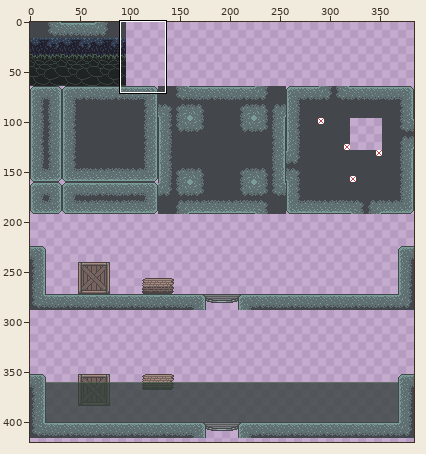
Edited in one commit: pixel-art file (Assets/Art/Tiles/Tileset_Sewer1.aseprite). Above: a wide view before the commit, with the close-up outlined.
Close-up. Before the edit:
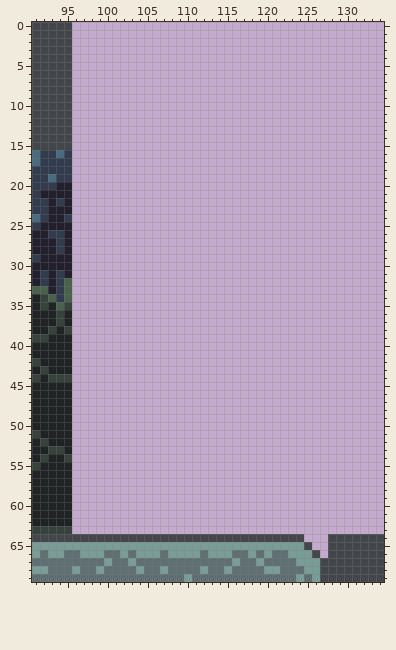
384x448 pixels, 1 frame. Colours within 5 levels of each other are drawn and written as one. Shown: x 91..134, y 0..69. The wide view leaves out empty margins.
Once edited:
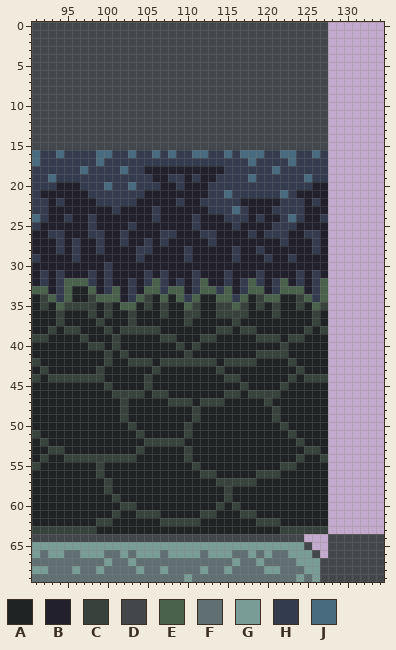
Palette (. is transparent): A #1f2323  B #21202c  C #37423d  D #43474b  E #4a614b  F #5f6f72  G #7a9c96  H #333b4f  J #486b7f
The edit:
--- layer "solid"
@@ x 91..134 @@
- 0 DDDDD.......................................
- 1 DDDDD.......................................
- 2 DDDDD.......................................
- 3 DDDDD.......................................
- 4 DDDDD.......................................
- 5 DDDDD.......................................
- 6 DDDDD.......................................
- 7 DDDDD.......................................
- 8 DDDDD.......................................
- 9 DDDDD.......................................
-10 DDDDD.......................................
-11 DDDDD.......................................
-12 DDDDD.......................................
-13 DDDDD.......................................
-14 DDDDD.......................................
-15 DDDDD.......................................
-16 JHHJH.......................................
-17 JHHHH.......................................
-18 HHHHH.......................................
-19 HHJHH.......................................
-20 HHHBB.......................................
-21 HBBBB.......................................
-22 HHBHB.......................................
-23 HHBBB.......................................
-24 JHBBH.......................................
-25 HBBBB.......................................
-26 BBHHB.......................................
-27 BBBHB.......................................
-28 BBBHB.......................................
-29 HBBBB.......................................
-30 BBBBB.......................................
-31 BHBHB.......................................
-32 BHBHE.......................................
-33 EEBHE.......................................
-34 ACEHE.......................................
-35 ACAEC.......................................
-36 AAACA.......................................
-37 AAACA.......................................
-38 AACAC.......................................
-39 CCAAA.......................................
-40 AAAAA.......................................
-41 AAAAA.......................................
-42 CAAAA.......................................
-43 ACAAA.......................................
-44 CACCC.......................................
-45 AAAAA.......................................
-46 AAAAA.......................................
-47 AAAAA.......................................
-48 AAAAA.......................................
-49 AAAAA.......................................
-50 AAAAA.......................................
-51 CAAAA.......................................
-52 ACAAA.......................................
-53 AACCA.......................................
-54 ACAAC.......................................
-55 CAAAA.......................................
-56 AAAAA.......................................
-57 AAAAA.......................................
-58 AAAAA.......................................
-59 AAAAA.......................................
-60 AAAAA.......................................
-61 AAAAA.......................................
-62 AAAAA.......................................
-63 CCCCC.......................................
+ 0 DDDDDDDDDDDDDDDDDDDDDDDDDDDDDDDDDDDDD.......
+ 1 DDDDDDDDDDDDDDDDDDDDDDDDDDDDDDDDDDDDD.......
+ 2 DDDDDDDDDDDDDDDDDDDDDDDDDDDDDDDDDDDDD.......
+ 3 DDDDDDDDDDDDDDDDDDDDDDDDDDDDDDDDDDDDD.......
+ 4 DDDDDDDDDDDDDDDDDDDDDDDDDDDDDDDDDDDDD.......
+ 5 DDDDDDDDDDDDDDDDDDDDDDDDDDDDDDDDDDDDD.......
+ 6 DDDDDDDDDDDDDDDDDDDDDDDDDDDDDDDDDDDDD.......
+ 7 DDDDDDDDDDDDDDDDDDDDDDDDDDDDDDDDDDDDD.......
+ 8 DDDDDDDDDDDDDDDDDDDDDDDDDDDDDDDDDDDDD.......
+ 9 DDDDDDDDDDDDDDDDDDDDDDDDDDDDDDDDDDDDD.......
+10 DDDDDDDDDDDDDDDDDDDDDDDDDDDDDDDDDDDDD.......
+11 DDDDDDDDDDDDDDDDDDDDDDDDDDDDDDDDDDDDD.......
+12 DDDDDDDDDDDDDDDDDDDDDDDDDDDDDDDDDDDDD.......
+13 DDDDDDDDDDDDDDDDDDDDDDDDDDDDDDDDDDDDD.......
+14 DDDDDDDDDDDDDDDDDDDDDDDDDDDDDDDDDDDDD.......
+15 DDDDDDDDDDDDDDDDDDDDDDDDDDDDDDDDDDDDD.......
+16 JHHJHHHHJJHHJHHJHJHHJJHHJHJJJHHJJHHJH.......
+17 JHHHHHHHJHHHHHHHHHHHHHHHHHHJHHHHJHHHH.......
+18 HHHHHHJHHHHJHHBBBBBBBBBBHHHHHHJHHHHHH.......
+19 HHJHHHHHHHHHHHHBBHHBHBBHHHHJHHHHHHJHH.......
+20 HHHBBBHHHJHHJHHHBBHBBBHHHHHHHHHHHHHBB.......
+21 HBBBBBBHHHHHHHBBBBBBBBHHJHHHHHHJHBBBB.......
+22 HHBHBBBBHHHHHBBBBBHBBHHHHHBBBBBHHHBHB.......
+23 HHBBBBBBBBHBBBBHBBBBBBHHHJHBBBHHHHBBB.......
+24 JHBBHBBHBBBBBBBHBBBBHBBBHHHBHBBHJHBBH.......
+25 HBBBBBBHBBBBHBBBBBBBHBBBBHBBBBHHHBBBB.......
+26 BBHHBBBHHBBHBBBBHHBBBHHBBBBHBHHHBBHHB.......
+27 BBBHBHBBHBBHBBHBHBBBBBHBBBBBBBBHBBBHB.......
+28 BBBHBHBBHBBBBHHBBBBHBBBBBHBBHBBBBBBHB.......
+29 HBBBBHBBBBBBBHBBBBBHBBBBBHBBBHBBHBBBB.......
+30 BBBBBBBBBHBBBBBBBBBBBBBBBBBBBBBBBBBBB.......
+31 BHBHBBBHBHBBBBHBHBBBHBBBHBBBHBBBBHBHB.......
+32 BHBHEEEHBHBBHBHEHBHBHEBBHBHEHBHEBHBHE.......
+33 EEBHEAAEBHEBHBEEHEEBHEEHEBHEEBHEEEBHE.......
+34 ACEHEAACEEEBHECAEAEHEAAEEHEACEEAACEHE.......
+35 ACAECCCCACAEEACACAAECAACCECACACAACAEC.......
+36 AAACAAACACAACAAACAACCAACCCCAAACAAAACA.......
+37 AAACAAAACAAACAAAAAACAAAAACAAAAAAAAACA.......
+38 AACACCAAACACCCCCAAAAAAACCACCAAAAAACAC.......
+39 CCAAAACAAACAAAAACCAAACCAAAAACCCACCAAA.......
+40 AAAAAAACCACAAAAAAACACAAAAAAAAAACAAAAA.......
+41 AAAAAAAAACACAAAAAAACAAAAAAAACCCCAAAAA.......
+42 CAAAAAAAACAACCCACCCCCCCACCCCAAAACAAAA.......
+43 ACAAAAAACAAAAAACAAAAAAACAAAAAAAAACAAA.......
+44 CACCCCCCCAAAAACAAAAAAAAACCAAAAAACACCC.......
+45 AAAAAAAAACAAAACAAAAAAAAAAACAAAACAAAAA.......
+46 AAAAAAAAAACCCCACCAAAAAAACCACCCCAAAAAA.......
+47 AAAAAAAAAAACAAAAACCCACCCAAAAACAAAAAAA.......
+48 AAAAAAAAAAACAAAAAAAACAAAAAAAAACAAAAAA.......
+49 AAAAAAAAAAACAAAAAAAACAAAAAAAAACAAAAAA.......
+50 AAAAAAAAAAAACAAAAAACAAAAAAAAAAACAAAAA.......
+51 CAAAAAAAAAAAACAAAAACAAAAAAAAAAAACAAAA.......
+52 ACAAAAAAAAAAAACCCCCAAAAAAAAAAAAAACAAA.......
+53 AACCAAAAAAAAACAAAAACAAAAAAAAAAAAAACCA.......
+54 ACAACCCCCCCCCAAAAAACAAAAAAAAAAAAACAAC.......
+55 CAAAAAAACAAAAAAAAAAACAAAAAAAAAACCAAAA.......
+56 AAAAAAAACAAAAAAAAAAAACCAAAAACCCAAAAAA.......
+57 AAAAAAAAACAAAAAAAAAAAAACCCCCAAAAAAAAA.......
+58 AAAAAAAAACAAAAAAAAAAAAAACAAAAAAAAAAAA.......
+59 AAAAAAAAAACAAAAAAAAAAAAACAAAAAAAAAAAA.......
+60 AAAAAAAAAAACCAAAAAAAAAACACAAAAAAAAAAA.......
+61 AAAAAAAAAACAACCCAAAAACCAAACCAAAAAAAAA.......
+62 AAAAAAAACCAAAAAACCCCCAAAAAAACCCAAAAAA.......
+63 CCCCCCCCAAAAAAAAAAAAAAAAAAAAAAACCCCCC.......
 64 DDDDDDDDDDDDDDDDDDDDDDDDDDDDDDDDDD...DDDDDDD
